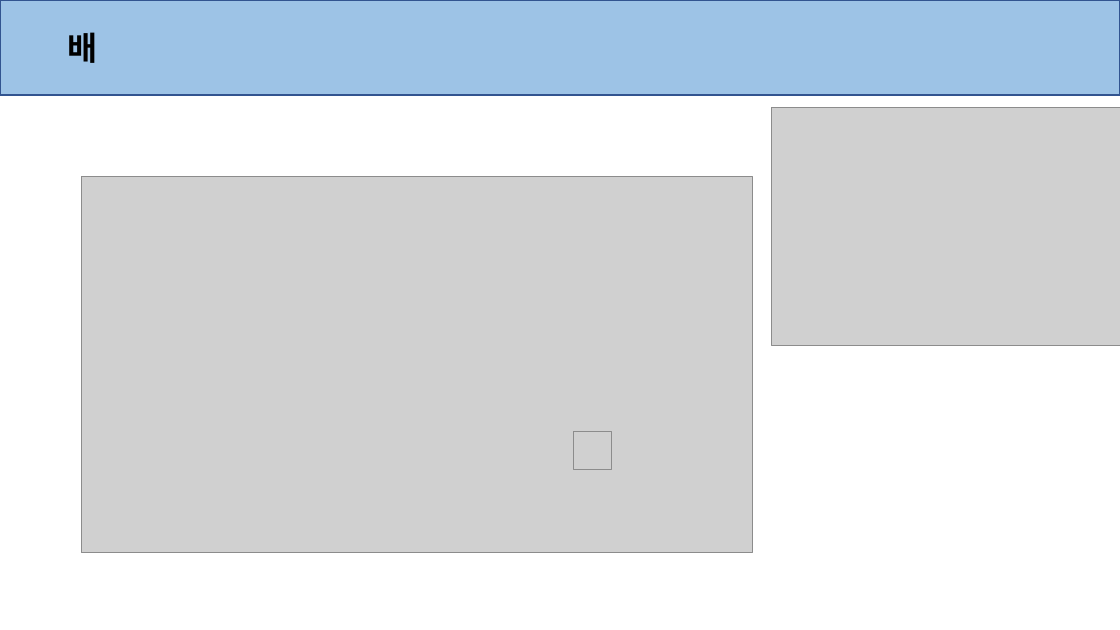
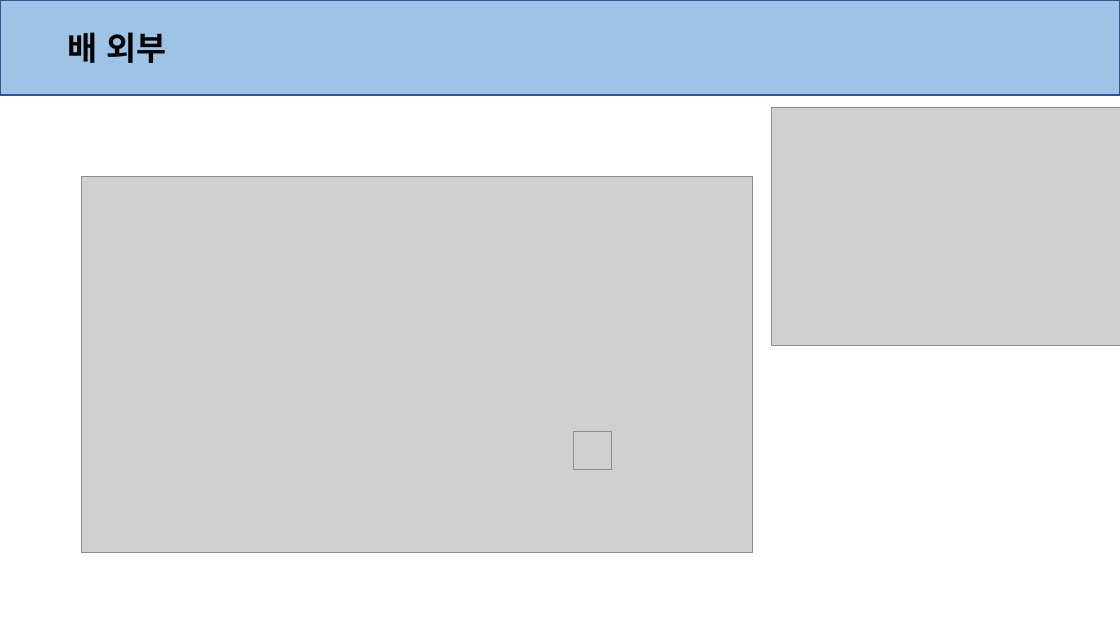
Before and after one commit to anglik0370/EscapeIsland, a slide deck: slide 3 of _Prototype/Document/Map/맵.pptx (slide 7 before the commit). Drawn at 1120x630 pixels with LibreOffice and Linux fonts; fonts in the diff are those of the drawing; grey boxes stand for pictures. Boxes give left, top, right and bottom in pixels: in the first picture for what was removed or moved away, otherwise in the second. Text is boxed around its words. In the diff, an @@ line names an element or a change of style, - is before the commit and + after.

```diff
--- a/_Prototype/Document/Map/맵.pptx
+++ b/_Prototype/Document/Map/맵.pptx
@@ text at (68,32,167,63): text changed @@
-배
+배 외부
```
Also in this commit, not shown: 3 other slides changed, 5 slides removed, 9 other files.
